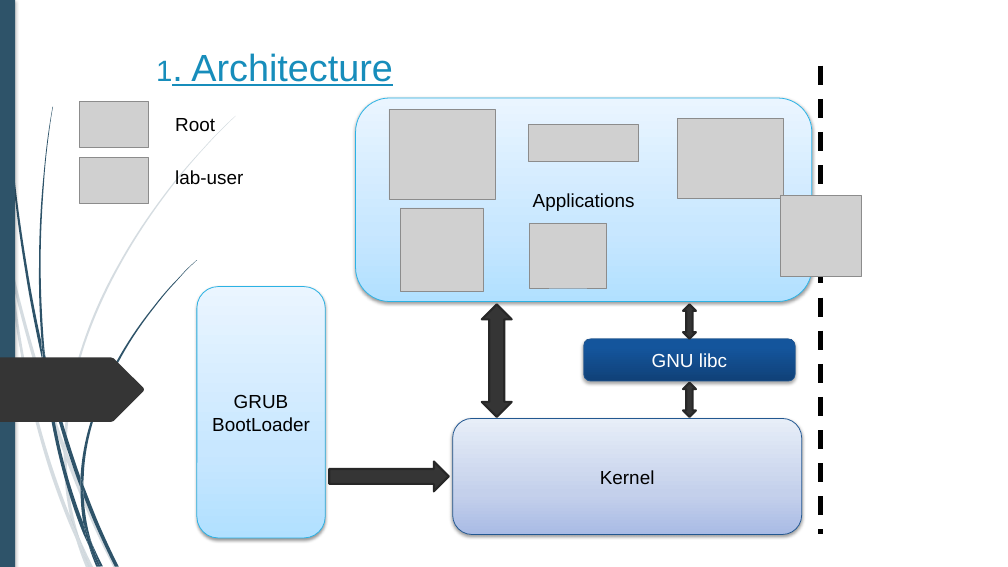
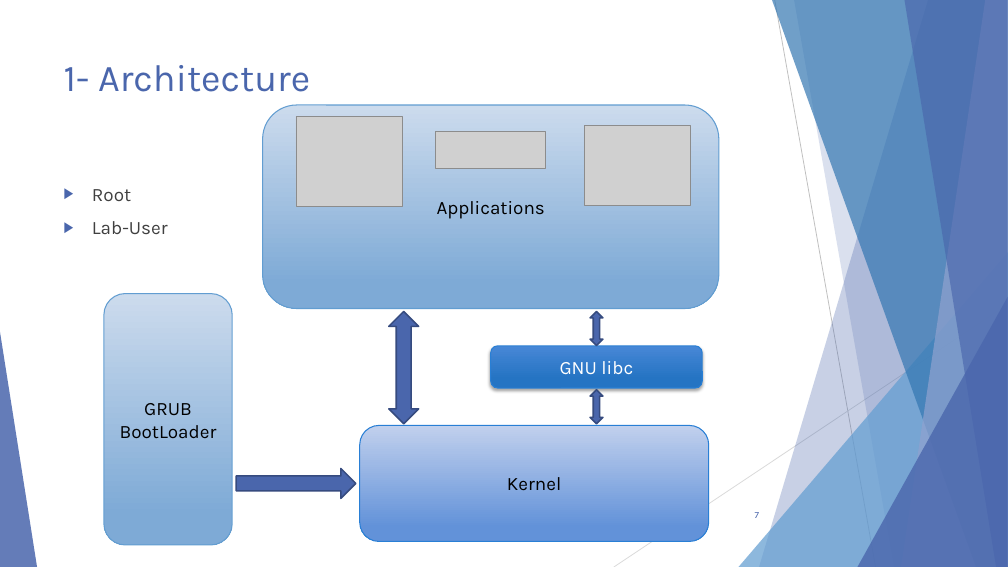
Before and after one commit to alexandreAubois/Secu_linux, a slide deck: slide 7 of Projet-Linux.pptx (slide 2 before the commit). Drawn at 1008x567 pixels with LibreOffice and Linux fonts; fonts in the diff are those of the drawing; grey boxes stand for pictures; background and template pictures are left out. Boxes give left, top, right and bottom in pixels: in the first picture for what was removed or moved away, otherwise in the second. Text is boxed around its words. In the diff, an @@ line names an element or a change of style, - is before the commit and + after.

```diff
--- a/Projet-Linux.pptx
+++ b/Projet-Linux.pptx
@@ rectangle removed at [0, 0, 15, 567] @@
@@ title at [64, 65, 310, 92]: text changed; font Arial to Karla; text colour #178DBB to #4A66AC @@
-1. Architecture
+1- Architecture
@@ line removed from (821, 66) to (821, 535) @@
@@ picture removed at [80, 102, 149, 148] @@
@@ text removed at [175, 118, 215, 132] @@
-Root
@@ rounded rectangle "Applications" at [262, 105, 718, 309]: font Arial to Karla; fill gradient #B2E0FF to #C9E8FF to #EAF6FF to gradient #CDDCED to #7FAAD6; outline #2BB2E5 0.75 pt to #629DD1 1 pt; shadow off @@
@@ picture removed at [80, 158, 149, 204] @@
@@ text removed at [175, 170, 243, 185] @@
-lab-user
@@ text added at [92, 189, 168, 234], 18 pt, text #404040 @@
+▶ Root
+▶ Lab-User
@@ picture removed at [400, 208, 484, 292] @@
@@ picture removed at [780, 196, 861, 277] @@
@@ picture removed at [529, 224, 606, 288] @@
@@ rounded rectangle "GRUB" at [104, 293, 232, 545]: font Arial to Karla; fill gradient #B2E0FF to #C9E8FF to #EAF6FF to gradient #CDDCED to #7FAAD6; outline #2BB2E5 0.75 pt to #629DD1 1 pt; shadow off @@
@@ freeform shape removed at [0, 358, 144, 422] @@
@@ group added at [0, 0, 1008, 567]: 5 freeform shapes, 3 triangles, 2 lines @@
@@ rounded rectangle "GNU libc" at [491, 346, 702, 388]: font Arial to Karla; fill gradient #104278 to #15569C to #13569F to gradient #4887D7 to #2674C3; outline #235790 0.75 pt to #297FD5 1 pt; shadow changed @@
@@ 3 pictures, 3 rounded rectangles, 3 up down arrows: place and size @@
-3 pictures, 3 rounded rectangles, 3 up down arrows at [197, 98, 811, 538]
+3 pictures, 3 rounded rectangles, 3 up down arrows at [104, 105, 718, 545]
@@ rounded rectangle "Kernel": place and size @@
-rounded rectangle "Kernel" at [453, 418, 802, 534]
+rounded rectangle "Kernel" at [360, 426, 709, 541]
@@ rounded rectangle "Kernel" at [360, 426, 709, 541]: font Arial to Karla; fill gradient #AABCE5 to #C4D0EC to #E8EDF8 to gradient #C2D1EE to #6393DA; outline #235790 0.75 pt to #297FD5 1 pt; shadow off @@
@@ right arrow: place and size @@
-right arrow at [329, 461, 448, 492]
+right arrow at [236, 469, 355, 499]
@@ fill #353535 to #4A66AC; outline #272727 2 pt to #374B7F 1.5 pt in 4 elements at [389, 312, 419, 424], [591, 312, 603, 346], [591, 389, 603, 423], [236, 469, 355, 499] @@
@@ group removed at [0, 116, 236, 567]: 10 freeform shapes @@
@@ group removed at [2, 0, 197, 567]: 12 freeform shapes @@
@@ page number added at [755, 512, 759, 518], 9 pt, text #4A66AC @@
+7
```
Also in this commit, not shown: 27 other slides changed, 13 slides added, 5 slides removed.
